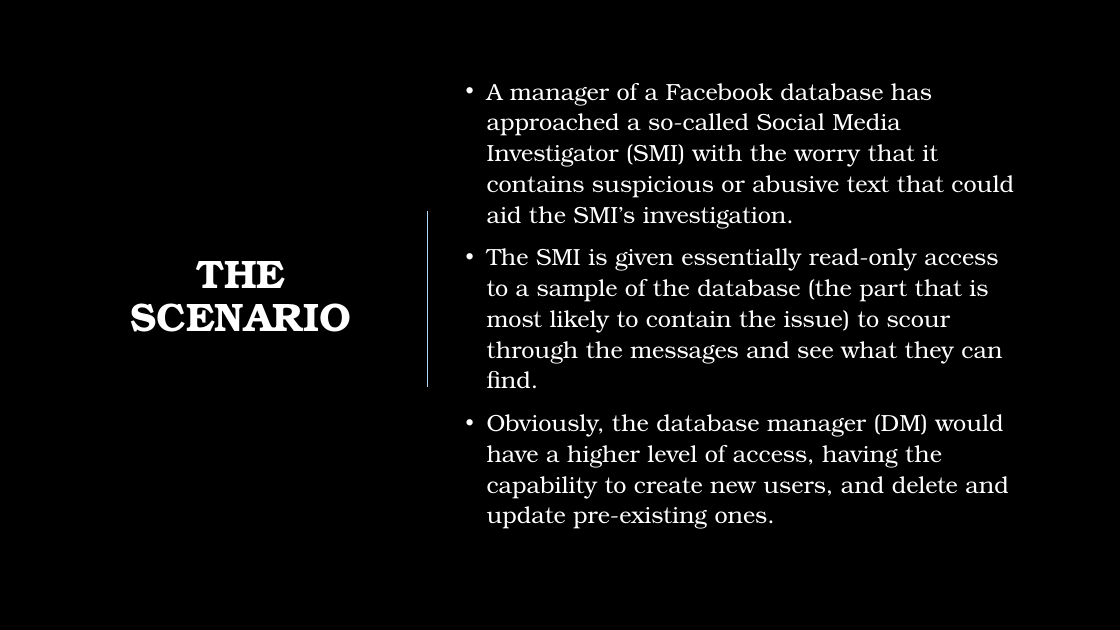
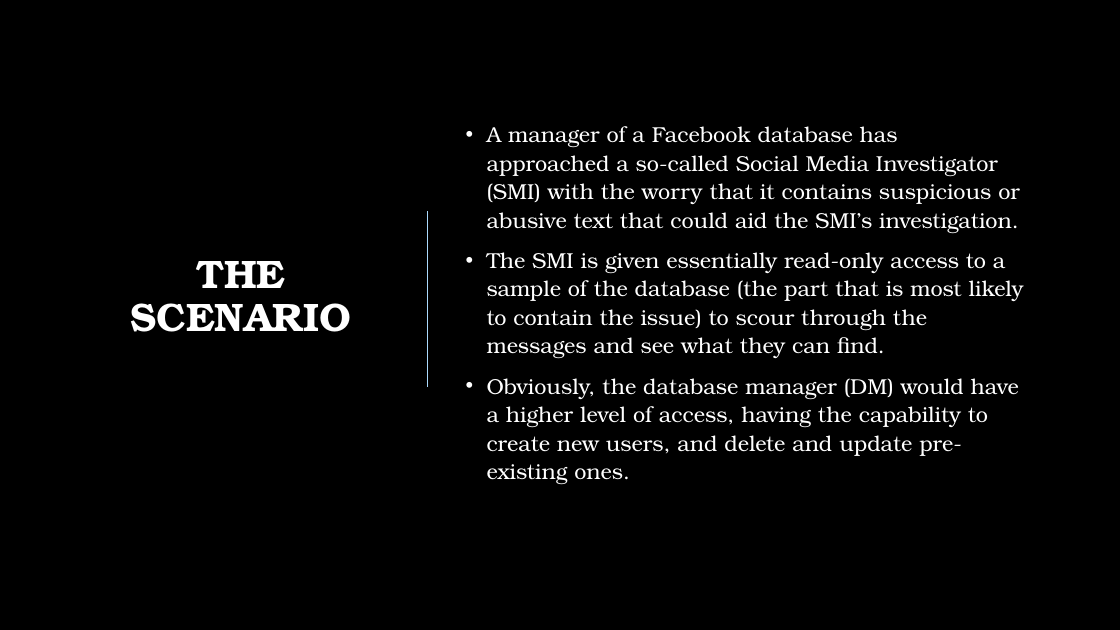
Before and after one commit to jkinver/ISAD157-Coursework, a slide deck: slide 2 of ISAD157 Presentation.pptx. Drawn at 1120x630 pixels with LibreOffice and Linux fonts; fonts in the diff are those of the drawing; background and template pictures are left out. Boxes give left, top, right and bottom in pixels: in the first picture for what was removed or moved away, otherwise in the second. Text is boxed around its words. In the diff, an @@ line names an element or a change of style, - is before the commit and + after.

Commit message:
Updated Presentation
Updated the font style to be consistent across the entire slideshow and created seven slides covering the title, the scenario, the UML diagrams, and the Entity Relations. All that remains to speak about is the SQL Queries.

```diff
--- a/ISAD157 Presentation.pptx
+++ b/ISAD157 Presentation.pptx
@@ text "A manager of a Facebook ..." at bbox=[487, 126, 1024, 485]: size 20 to 18.5 pt @@
```
Also in this commit, not shown: 1 other slide changed, 6 slides added, 1 other file.
